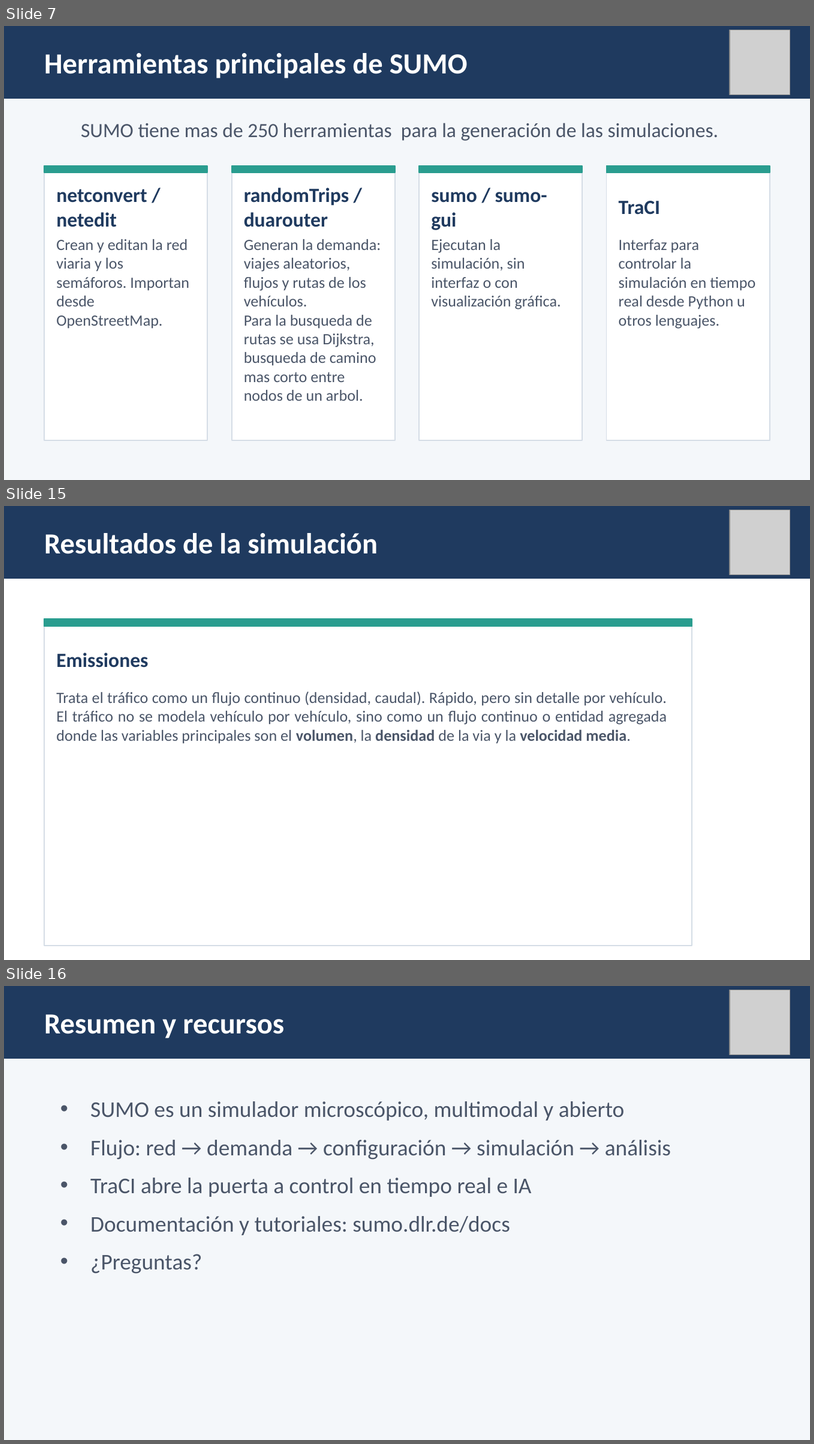
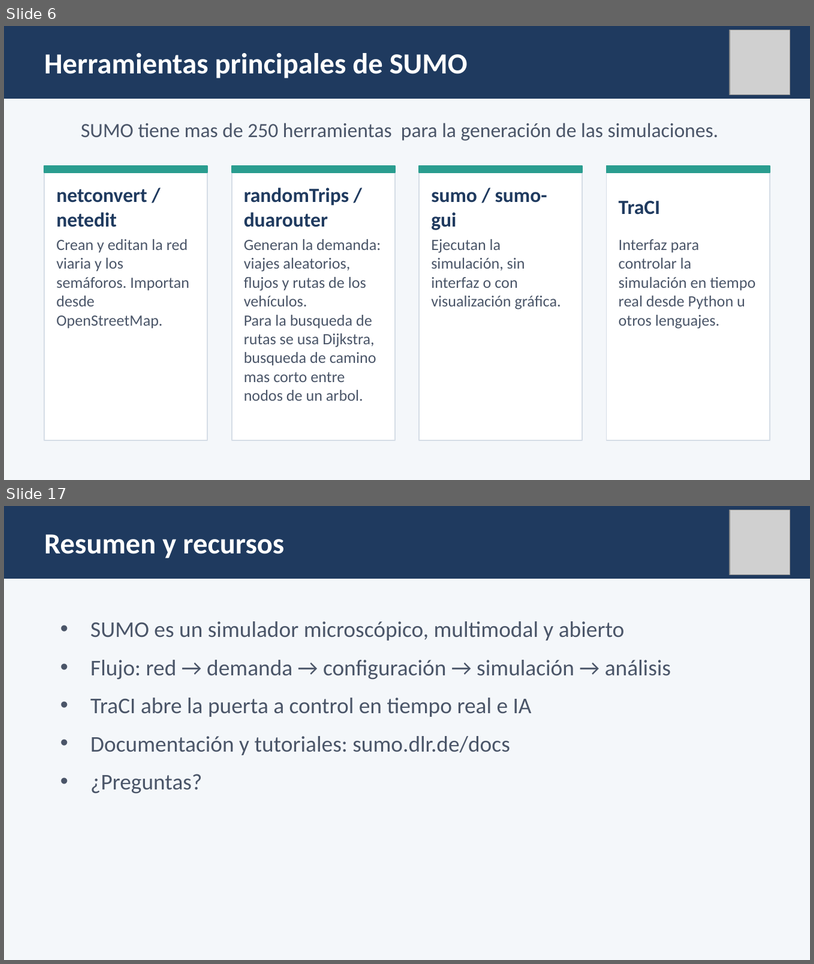
Before and after one commit to owsei/SUMO_presentacion, a slide deck: Presentacion_SUMO.pptx. Shown one above the other, each under a label of ours: slides 7, 15 and 16 before the commit, slides 6 and 17 after it; the slides between them are not shown. The pictures are 814x1444 and 814x964 pixels, drawn with LibreOffice and Linux fonts; fonts in the diff are those of the drawing; grey boxes stand for pictures. Boxes give left, top, right and bottom in pixels: in the first picture for what was removed or moved away, otherwise in the second. Text is boxed around its words. In the diff, an @@ line names an element or a change of style, - is before the commit and + after.

```diff
--- a/Presentacion_SUMO.pptx
+++ b/Presentacion_SUMO.pptx
@@ slide 15 removed at bbox=[4, 506, 810, 960], background #FFFFFF @@
@@ rectangle removed at bbox=[4, 506, 810, 579] @@
@@ picture removed at bbox=[730, 510, 790, 576] @@
@@ text removed at bbox=[44, 533, 378, 554] @@
-Resultados de la simulación
@@ rectangle removed at bbox=[44, 619, 693, 945] @@
@@ rectangle removed at bbox=[44, 619, 693, 626] @@
@@ text removed at bbox=[56, 652, 148, 667] @@
-Emissiones
@@ text removed at bbox=[56, 691, 667, 743] @@
-Trata el tráfico como un flujo continuo (densidad, caudal). Rápido, pero sin detalle por vehículo. El tráfico no se modela vehículo por vehículo, sino como un flujo continuo o entidad agregada donde las variables principales son el volumen, la densidad de la via y la velocidad media.
@@ what was slide 7 is now slide 6 @@
@@ what was slide 16 is now slide 17 @@
```
Also in this commit, not shown: 10 slides changed, 2 slides added.
